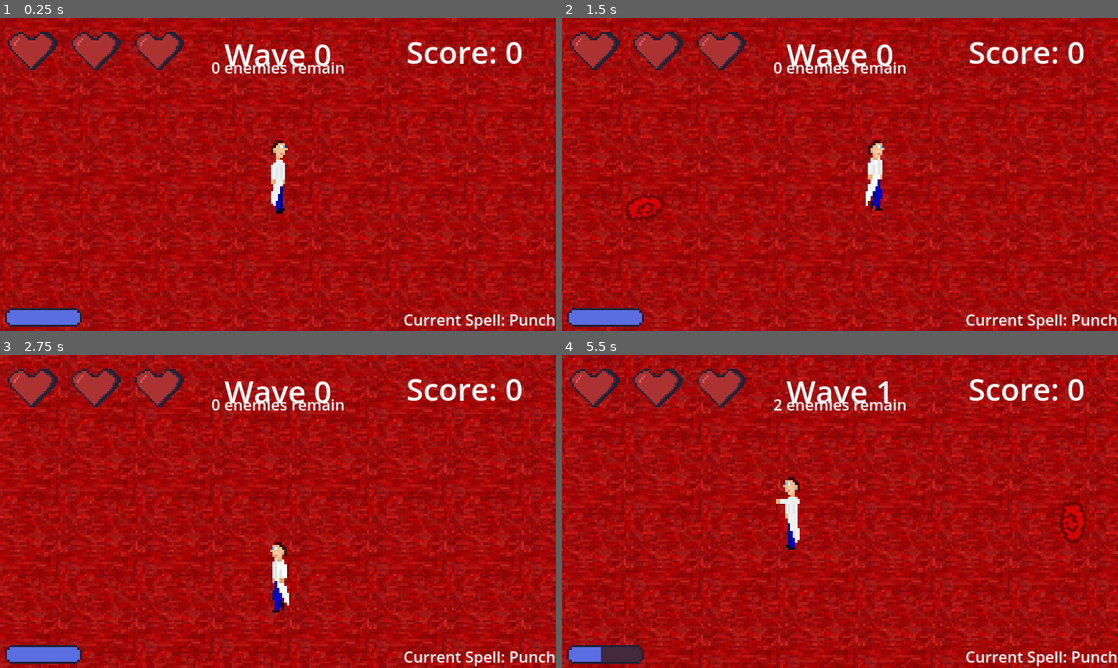
Above: before the commit, frames 1-4 (two rows, left to right).
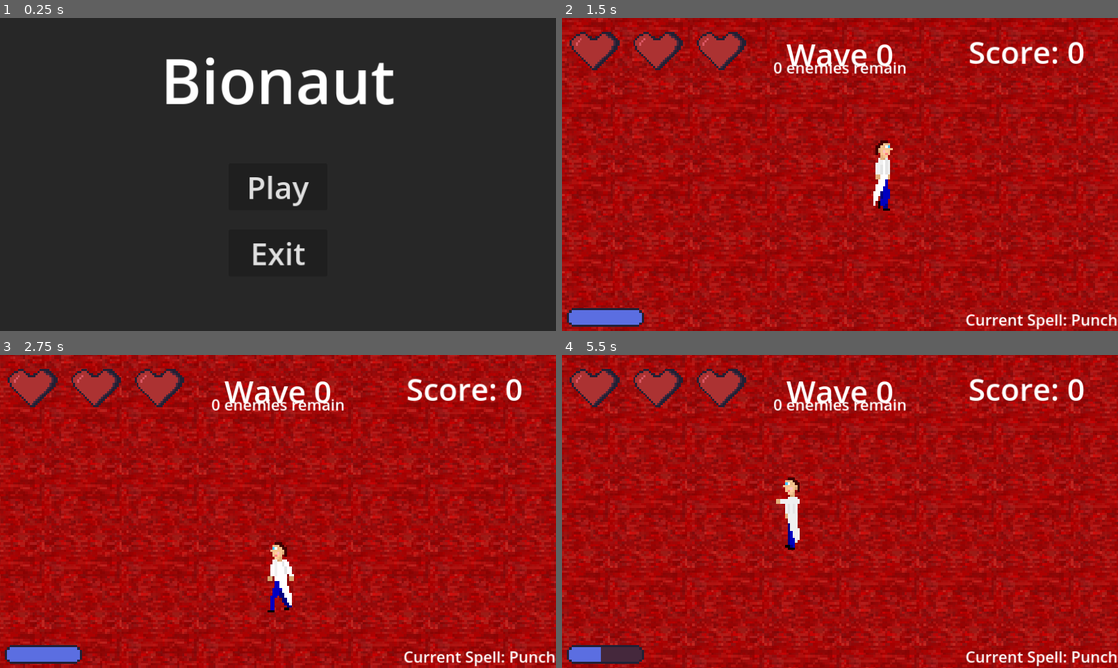
Above: after the commit, the same moments.

Repository: TheFlameFish/HawkesJam-1-Entry
Game: Godot game, scene res://Scenes/MainMenu.tscn
The game is run twice, just before and just after one commit, with the same random seed, the same clock (stepped at 60 frames per second) and the same inputs. Before the commit the project starts from res://Scenes/main.tscn. Sound files missing from this copy of the repository are replaced by a short silence.
Inputs (mouse positions are in pixels of both pictures, inside the frame that each line leads up to):
- Up to frame 1 (0.25 s): no input
- Up to frame 2 (1.5 s): click (840, 187) at 0.5 s, where only the run after the commit has a clickable "Play"; move the mouse to (962, 158) at 1.27 s; hold D (move_right) from 1.28 s (still down); tap Mouse wheel up (spell_next) at 1.35 s
- Up to frame 3 (2.75 s): move the mouse to (166, 527) at 2.02 s; release D (move_right) at 2.03 s; hold S (move_down) from 2.03 s (still down); tap Mouse wheel down (spell_previous) at 2.1 s
- Up to frame 4 (5.5 s): move the mouse to (895, 442) at 2.77 s; release S (move_down) at 2.78 s; press the mouse at (895, 442) at 2.78 s; hold D (move_right) 2.78-3.53 s; move the mouse to (812, 574) at 3.52 s; release the mouse at (812, 574) at 3.53 s; hold W (move_up) 3.53-4.28 s; tap Mouse wheel up (spell_next) at 3.6 s; move the mouse to (1006, 558) at 4.27 s; hold A (move_left) from 4.28 s (still down); tap Mouse wheel down (spell_previous) at 4.35 s; move the mouse to (673, 464) at 5.02 s; click (673, 464) at 5.1 s

The runs differ from the first frame. In frame 1, 99% of the frame differs, in the area x 0-100%, y 0-100%; in frame 2, 27%; in frame 3, 27%; in frame 4, 27%.

Commit message:
Added main menu, made it so that the fireball spell is only obtainable after wave 25

Diff:
--- /dev/null
+++ b/Scenes/MainMenu.tscn
@@ -0,0 +1,76 @@
+[gd_scene load_steps=8 format=3 uid="uid://brqxar3lprdmn"]
+
+[ext_resource type="Script" path="res://Scripts/MainMenuScreen.gd" id="1_yyx3e"]
+[ext_resource type="AudioStream" uid="uid://vkvmfkth71lc" path="res://Sounds/music/Bionaut-battle.ogg" id="2_kki4v"]
+
+[sub_resource type="StyleBoxFlat" id="StyleBoxFlat_pqip5"]
+bg_color = Color(0.152941, 0.152941, 0.152941, 1)
+
+[sub_resource type="SystemFont" id="SystemFont_ng7j2"]
+font_names = PackedStringArray("Bahnschrift")
+
+[sub_resource type="LabelSettings" id="LabelSettings_077ju"]
+font = SubResource("SystemFont_ng7j2")
+font_size = 128
+
+[sub_resource type="SystemFont" id="SystemFont_bsjcy"]
+font_names = PackedStringArray("Bahnschrift")
+
+[sub_resource type="SystemFont" id="SystemFont_lqorg"]
+font_names = PackedStringArray("Bahnschrift")
+
+[node name="MainMenu" type="CanvasLayer"]
+script = ExtResource("1_yyx3e")
+
+[node name="PanelContainer" type="PanelContainer" parent="."]
+anchors_preset = 15
+anchor_right = 1.0
+anchor_bottom = 1.0
+grow_horizontal = 2
+grow_vertical = 2
+theme_override_styles/panel = SubResource("StyleBoxFlat_pqip5")
+
+[node name="MarginContainer" type="MarginContainer" parent="PanelContainer"]
+layout_mode = 2
+theme_override_constants/margin_left = 40
+theme_override_constants/margin_top = 40
+theme_override_constants/margin_right = 40
+theme_override_constants/margin_bottom = 40
+
+[node name="Rows" type="VBoxContainer" parent="PanelContainer/MarginContainer"]
+layout_mode = 2
+theme_override_constants/separation = 85
+
+[node name="Title" type="Label" parent="PanelContainer/MarginContainer/Rows"]
+layout_mode = 2
+text = "Bionaut"
+label_settings = SubResource("LabelSettings_077ju")
+horizontal_alignment = 1
+
+[node name="CenterContainer" type="CenterContainer" parent="PanelContainer/MarginContainer/Rows"]
+layout_mode = 2
+size_flags_vertical = 4
+
+[node name="Rows" type="VBoxContainer" parent="PanelContainer/MarginContainer/Rows/CenterContainer"]
+layout_mode = 2
+size_flags_vertical = 4
+theme_override_constants/separation = 40
+
+[node name="Restart" type="Button" parent="PanelContainer/MarginContainer/Rows/CenterContainer/Rows"]
+layout_mode = 2
+theme_override_fonts/font = SubResource("SystemFont_bsjcy")
+theme_override_font_sizes/font_size = 64
+text = "  Play  "
+
+[node name="Exit" type="Button" parent="PanelContainer/MarginContainer/Rows/CenterContainer/Rows"]
+layout_mode = 2
+theme_override_fonts/font = SubResource("SystemFont_lqorg")
+theme_override_font_sizes/font_size = 64
+text = "Exit"
+
+[node name="AudioStreamPlayer" type="AudioStreamPlayer" parent="."]
+stream = ExtResource("2_kki4v")
+autoplay = true
+
+[connection signal="pressed" from="PanelContainer/MarginContainer/Rows/CenterContainer/Rows/Restart" to="." method="_on_restart_pressed"]
+[connection signal="pressed" from="PanelContainer/MarginContainer/Rows/CenterContainer/Rows/Exit" to="." method="_on_exit_pressed"]
--- /dev/null
+++ b/Scripts/MainMenuScreen.gd
@@ -0,0 +1,12 @@
+extends CanvasLayer
+
+func _ready():
+	pass
+
+func _on_restart_pressed():
+	get_tree().change_scene_to_file("res://Scenes/main.tscn")
+
+
+
+func _on_exit_pressed():
+	get_tree().quit()
--- a/Scripts/main.gd
+++ b/Scripts/main.gd
@@ -77,7 +77,7 @@
 func start_wave():
 	music_player.play_battle()
 	wave += 1
-	if (wave == 50):
+	if (wave == 25):
 		spells.append("Fireball")
 		spell_maximums.append(3)
 	print("Starting wave " + str(wave))
--- a/project.godot
+++ b/project.godot
@@ -11,7 +11,7 @@
 [application]
 
 config/name="HawkeJam 1 Game"
-run/main_scene="res://Scenes/main.tscn"
+run/main_scene="res://Scenes/MainMenu.tscn"
 config/features=PackedStringArray("4.2", "GL Compatibility")
 config/icon="res://icon.svg"
 
